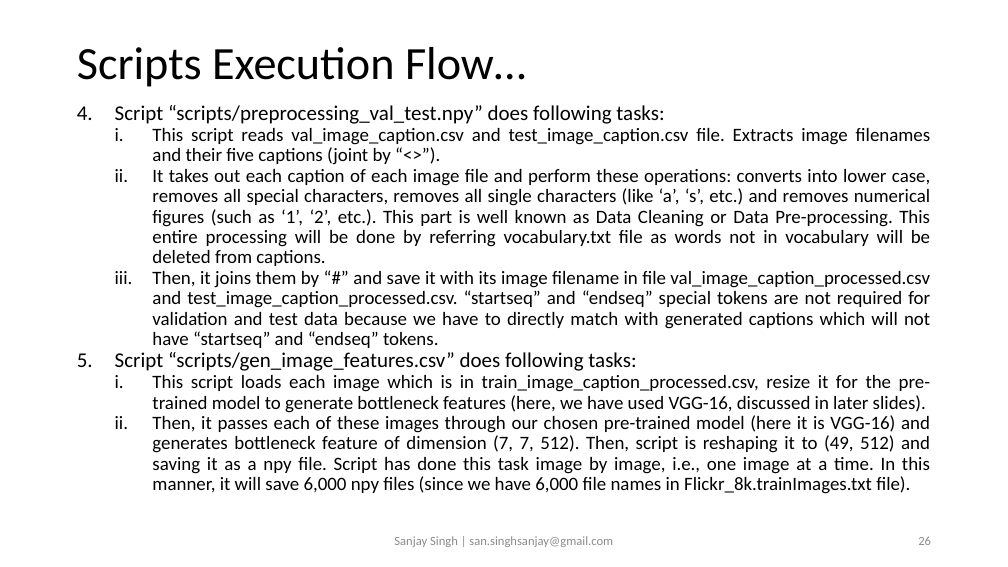
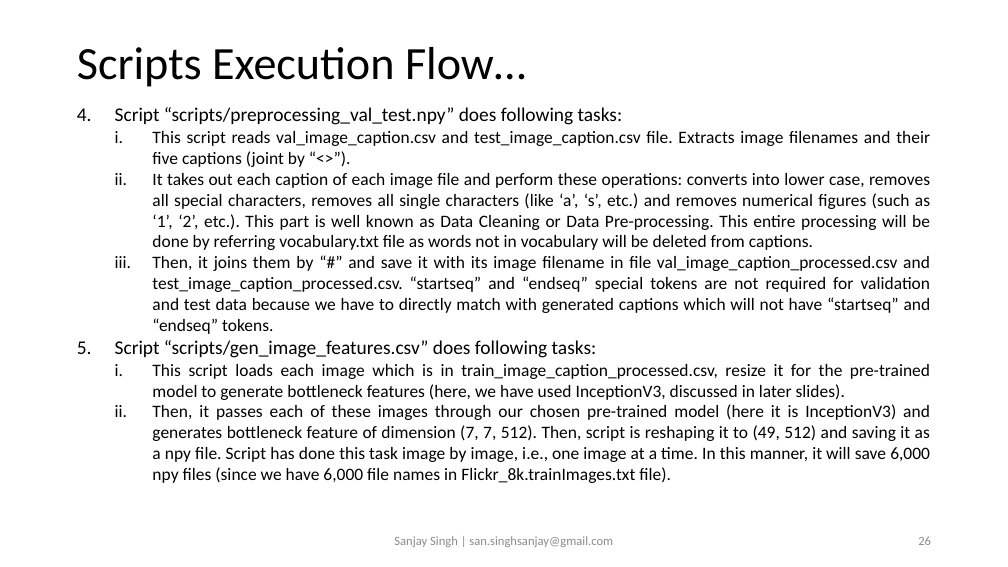
Before and after one commit to sansinghsanjay/Flickr8k_ImageCaptioning_AttentionMechanism, a slide deck: slide 26 of readme.pptx. Drawn at 1008x567 pixels with LibreOffice and Linux fonts; fonts in the diff are those of the drawing. Boxes give left, top, right and bottom in pixels: in the first picture for what was removed or moved away, otherwise in the second. Text is boxed around its words. In the diff, an @@ line names an element or a change of style, - is before the commit and + after.

```diff
--- a/readme.pptx
+++ b/readme.pptx
@@ text at box(115, 107, 931, 358): size 20 to 18.5 pt in "Script “scripts/preprocessing_val_test.npy” does following t ...", "Script “scripts/gen_image_features.csv” does following tasks ..."; size 18 to 16.6 pt in "This script reads val_image_caption.csv and test_image_capti ...", "It takes out each caption of each ...", "Then, it joins them by “#” and ..."; line spacing 0.9 to 1 @@
@@ text at box(152, 364, 930, 483): text changed; size 18 to 16.6 pt @@
-  i. This script loads each image which is in train_image_caption_processed.csv, resize it for the pre-trained model to generate bottleneck features (here, we have used VGG-16, discussed in later slides).
-  ii. Then, it passes each of these images through our chosen pre-trained model (here it is VGG-16) and generates bottleneck feature of dimension (7, 7, 512). Then, script is reshaping it to (49, 512) and saving it as a npy file. Script has done this task image by image, i.e., one image at a time. In this manner, it will save 6,000 npy files (since we have 6,000 file names in Flickr_8k.trainImages.txt file).
+  i. This script loads each image which is in train_image_caption_processed.csv, resize it for the pre-trained model to generate bottleneck features (here, we have used InceptionV3, discussed in later slides).
+  ii. Then, it passes each of these images through our chosen pre-trained model (here it is InceptionV3) and generates bottleneck feature of dimension (7, 7, 512). Then, script is reshaping it to (49, 512) and saving it as a npy file. Script has done this task image by image, i.e., one image at a time. In this manner, it will save 6,000 npy files (since we have 6,000 file names in Flickr_8k.trainImages.txt file).
```
Also in this commit, not shown: 7 other slides changed, 1 slide added, 1 slide removed, 7 other files.
